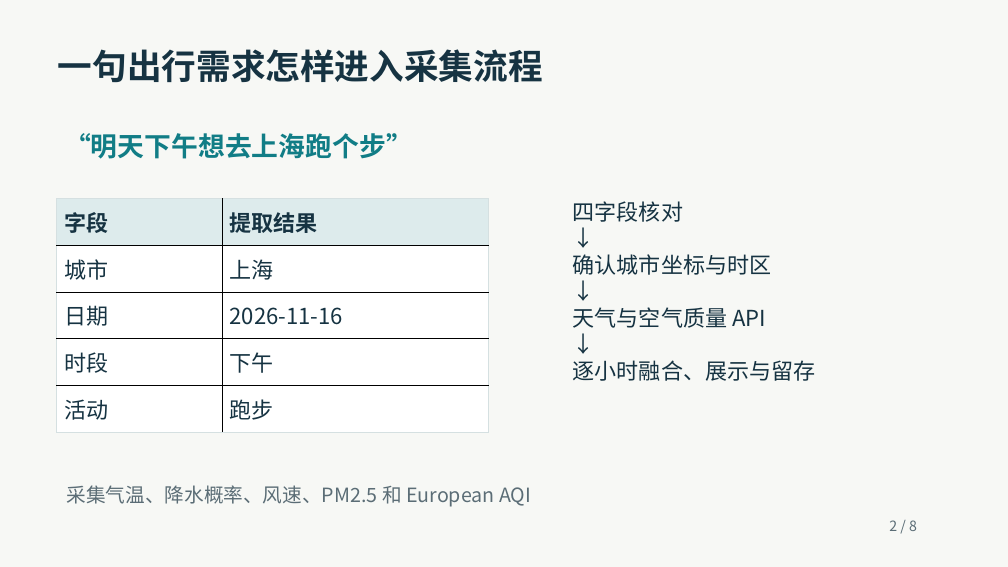
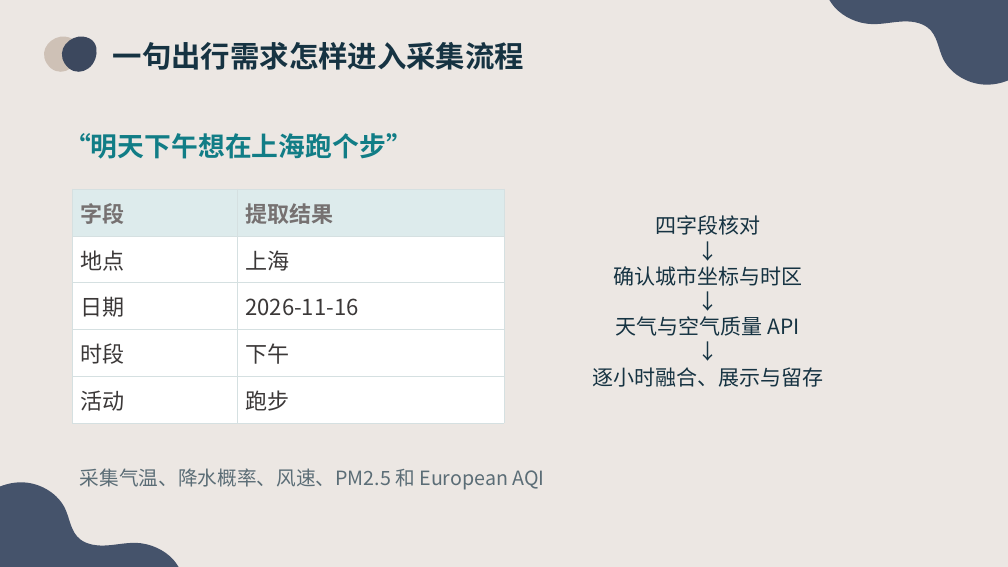
Before and after one commit to tyx-nikki/weather-aqi-assistant, a slide deck: slide 2 of docs/stage-one/stage-one-presentation.pptx. Drawn at 1008x567 pixels with LibreOffice and Linux fonts; fonts in the diff are those of the drawing. Boxes give left, top, right and bottom in pixels: in the first picture for what was removed or moved away, otherwise in the second. Text is boxed around its words. In the diff, an @@ line names an element or a change of style, - is before the commit and + after.

```diff
--- a/docs/stage-one/stage-one-presentation.pptx
+++ b/docs/stage-one/stage-one-presentation.pptx
@@ background #F7F8F5 to #FFFFFF @@
@@ rectangle added at <box>0,0,1008,567</box>, fill #ECE7E3 @@
@@ freeform shape added at <box>830,0,1008,85</box>, fill #45536B @@
@@ freeform shape added at <box>37,35,79,79</box>, fill #CEC1B6 @@
@@ freeform shape added at <box>56,35,97,79</box>, fill #3C485E @@
@@ text "一句出行需求怎样进入采集流程": place and size @@
-text "一句出行需求怎样进入采集流程" at <box>58,49,543,83</box>
+text "一句出行需求怎样进入采集流程" at <box>113,42,524,70</box>
@@ text "一句出行需求怎样进入采集流程" at <box>113,42,524,70</box>: size 33 to 28 pt @@
@@ text at <box>64,133,413,159</box>: text changed @@
-“明天下午想去上海跑个步”
+“明天下午想在上海跑个步”
@@ table at <box>73,189,504,423</box> @@
-row 2, column 1: 城市
+row 2, column 1: 地点
@@ text colour #163342 to #767171 in "字段", "提取结果" @@
@@ text colour #163342 to #3B3838 in "上海", "日期", "2026-11-16", "时段" and 3 more places @@
@@ borders changed @@
@@ table: place and size @@
-table at <box>57,198,488,432</box>
+table at <box>73,189,504,423</box>
@@ text "四字段核对": place and size @@
-text "四字段核对" at <box>573,201,816,381</box>
+text "四字段核对" at <box>592,215,823,387</box>
@@ text "四字段核对" at <box>592,215,823,387</box>: size 21 to 20 pt; alignment left to centre @@
@@ text "采集气温、降水概率、风速、PM2.5 和 European AQI": place and size @@
-text "采集气温、降水概率、风速、PM2.5 和 European AQI" at <box>66,485,531,507</box>
+text "采集气温、降水概率、风速、PM2.5 和 European AQI" at <box>80,468,545,490</box>
@@ freeform shape added at <box>0,482,179,567</box>, fill #45536B @@
@@ text removed at <box>889,520,917,531</box> @@
-2 / 8
```
Also in this commit, not shown: 7 other slides changed, 1 other file.
